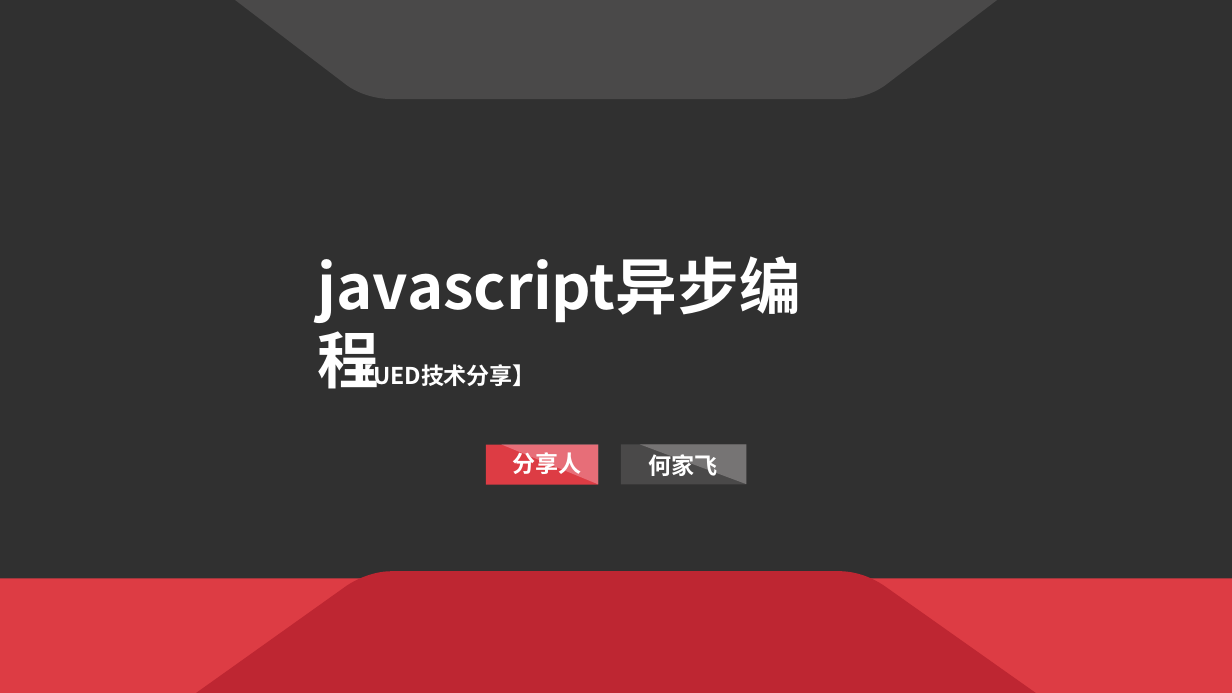
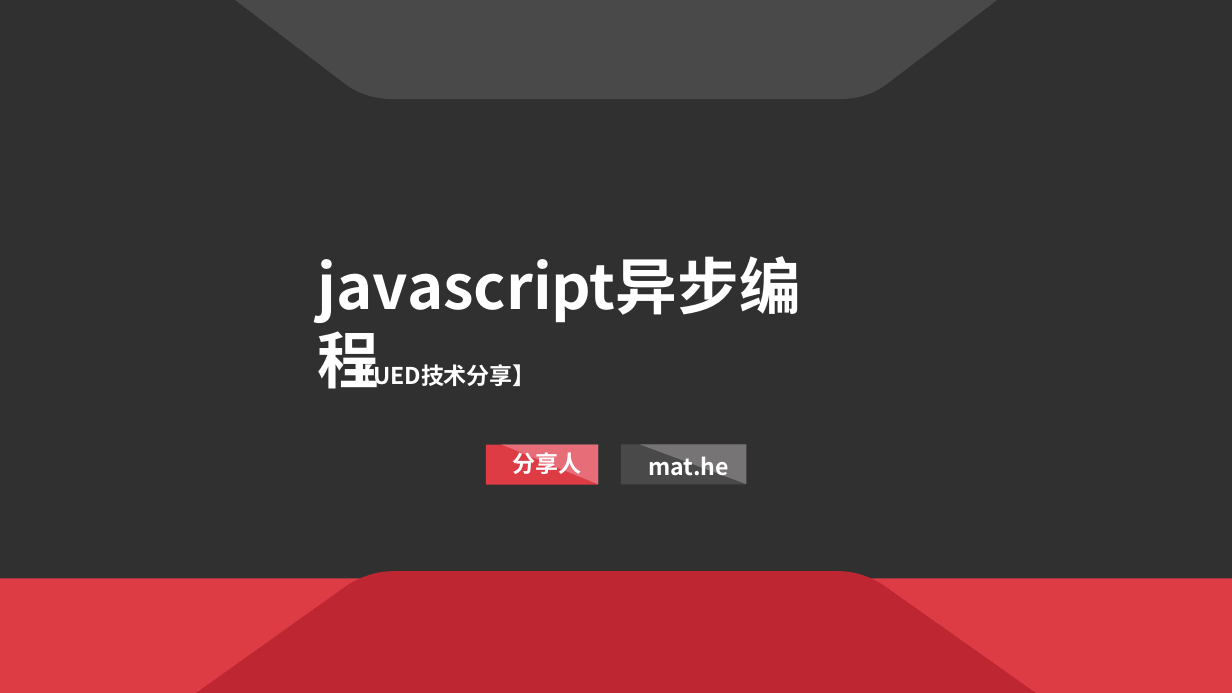
Before and after one commit to herofei/tech-share, a slide deck: slide 1 of src/js异步编程/js异步编程.pptx. Drawn at 1232x693 pixels with LibreOffice and Linux fonts; fonts in the diff are those of the drawing. Boxes give left, top, right and bottom in pixels: in the first picture for what was removed or moved away, otherwise in the second. Text is boxed around its words. In the diff, an @@ line names an element or a change of style, - is before the commit and + after.

```diff
--- a/src/js异步编程/js异步编程.pptx
+++ b/src/js异步编程/js异步编程.pptx
@@ text at (648,451,728,480): text changed @@
-何家飞
+mat.he
```
Also in this commit, not shown: 1 other file.
